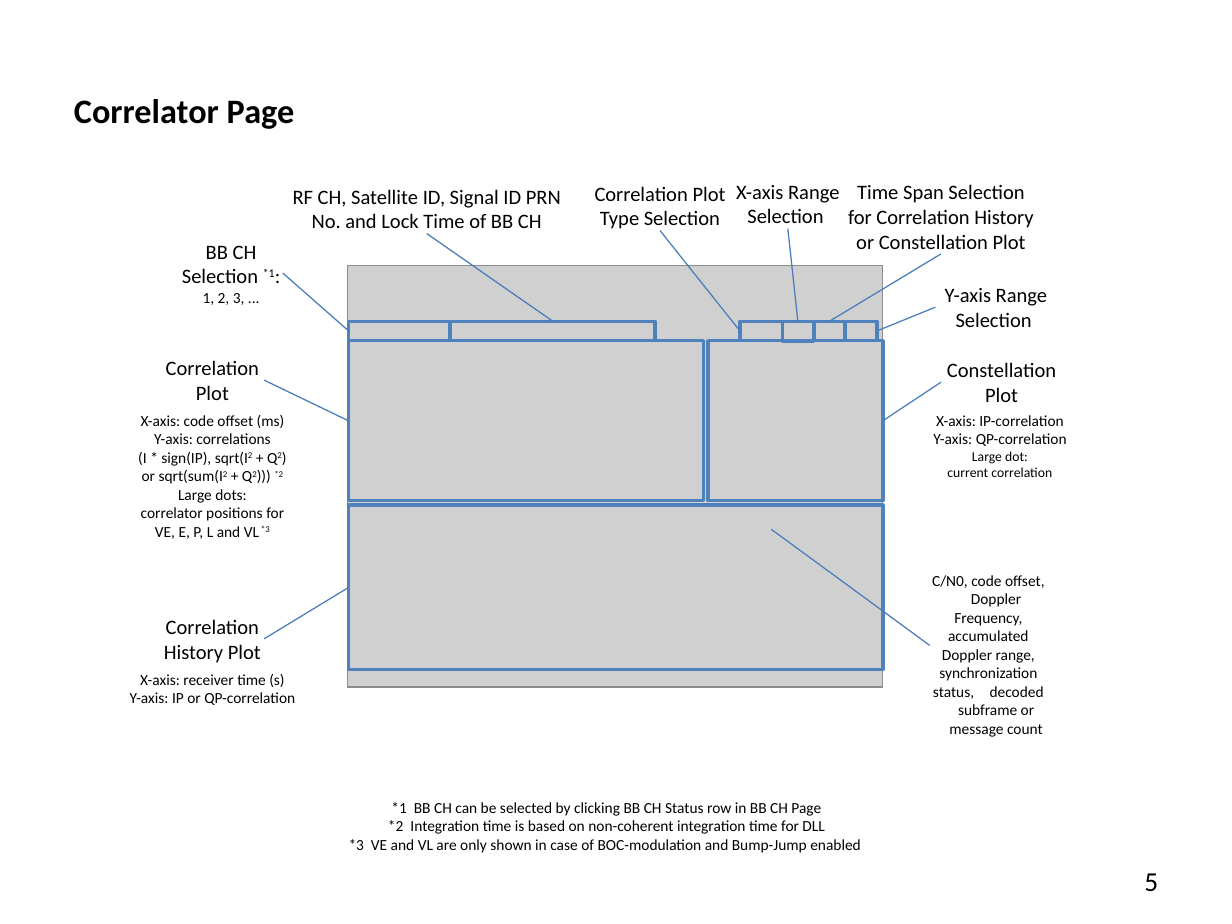
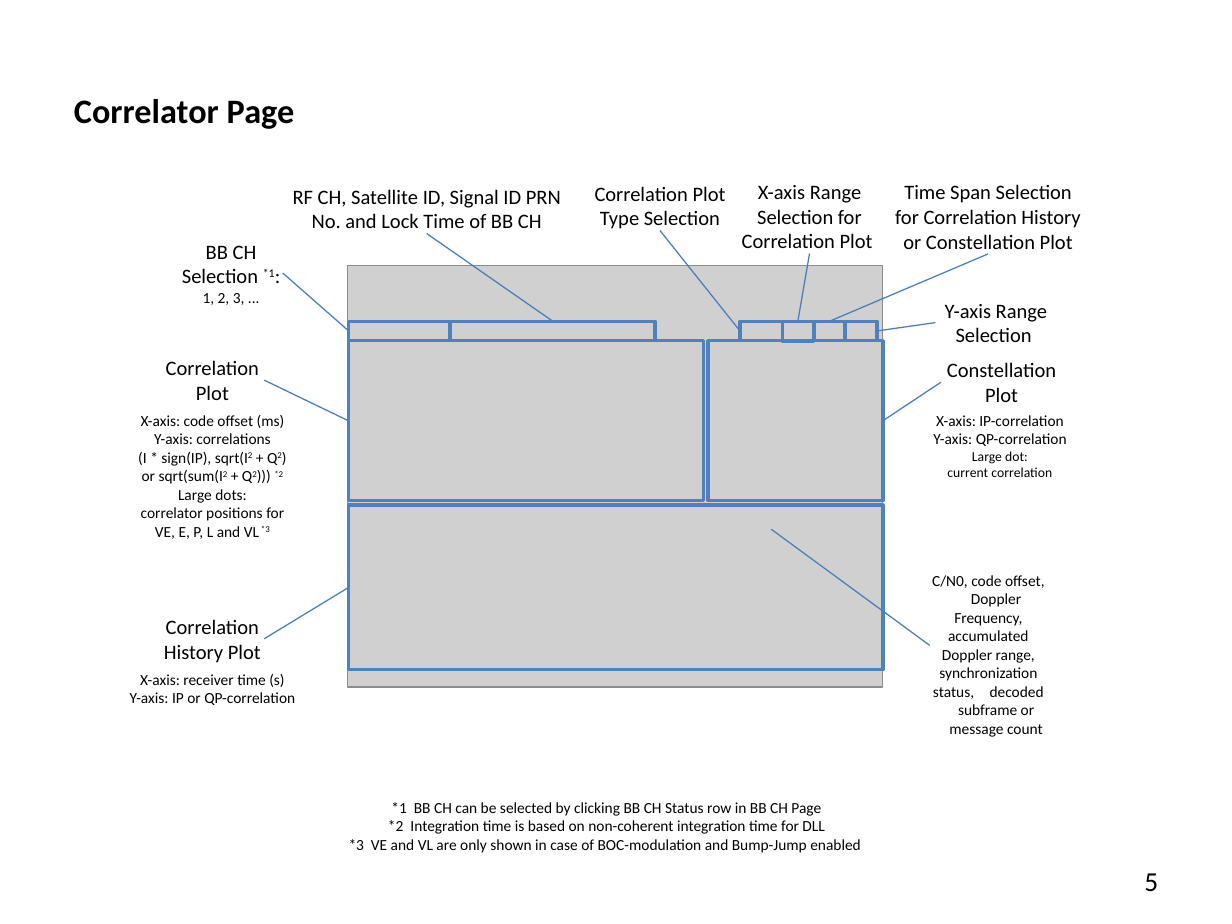
Before and after one commit to tomojitakasu/PocketSDR, a slide deck: slide 5 of doc/pocket_sdr_help.pptx. Drawn at 1232x924 pixels with LibreOffice and Linux fonts; fonts in the diff are those of the drawing; grey boxes stand for pictures. Boxes give left, top, right and bottom in pixels: in the first picture for what was removed or moved away, otherwise in the second. Text is boxed around its words. In the diff, an @@ line names an element or a change of style, - is before the commit and + after.

```diff
--- a/doc/pocket_sdr_help.pptx
+++ b/doc/pocket_sdr_help.pptx
@@ text at (x1=742, y1=185, x2=873, y2=254): text changed @@
-X-axis Range Selection
+X-axis Range Selection for Correlation Plot
@@ text "Time Span Selection for Correlation ..." moved from (x1=848, y1=184, x2=1033, y2=255) to (x1=895, y1=184, x2=1080, y2=255) @@
@@ line moved from (798, 322) - (788, 229) to (798, 322) - (809, 254) @@
@@ line moved from (941, 254) - (829, 322) to (988, 254) - (829, 322) @@
@@ text "Y-axis Range Selection" moved from (x1=945, y1=288, x2=1047, y2=327) to (x1=945, y1=304, x2=1047, y2=342) @@
@@ line moved from (877, 331) - (935, 307) to (877, 331) - (935, 323) @@
```
Also in this commit, not shown: 8 other slides changed, 4 other files.
